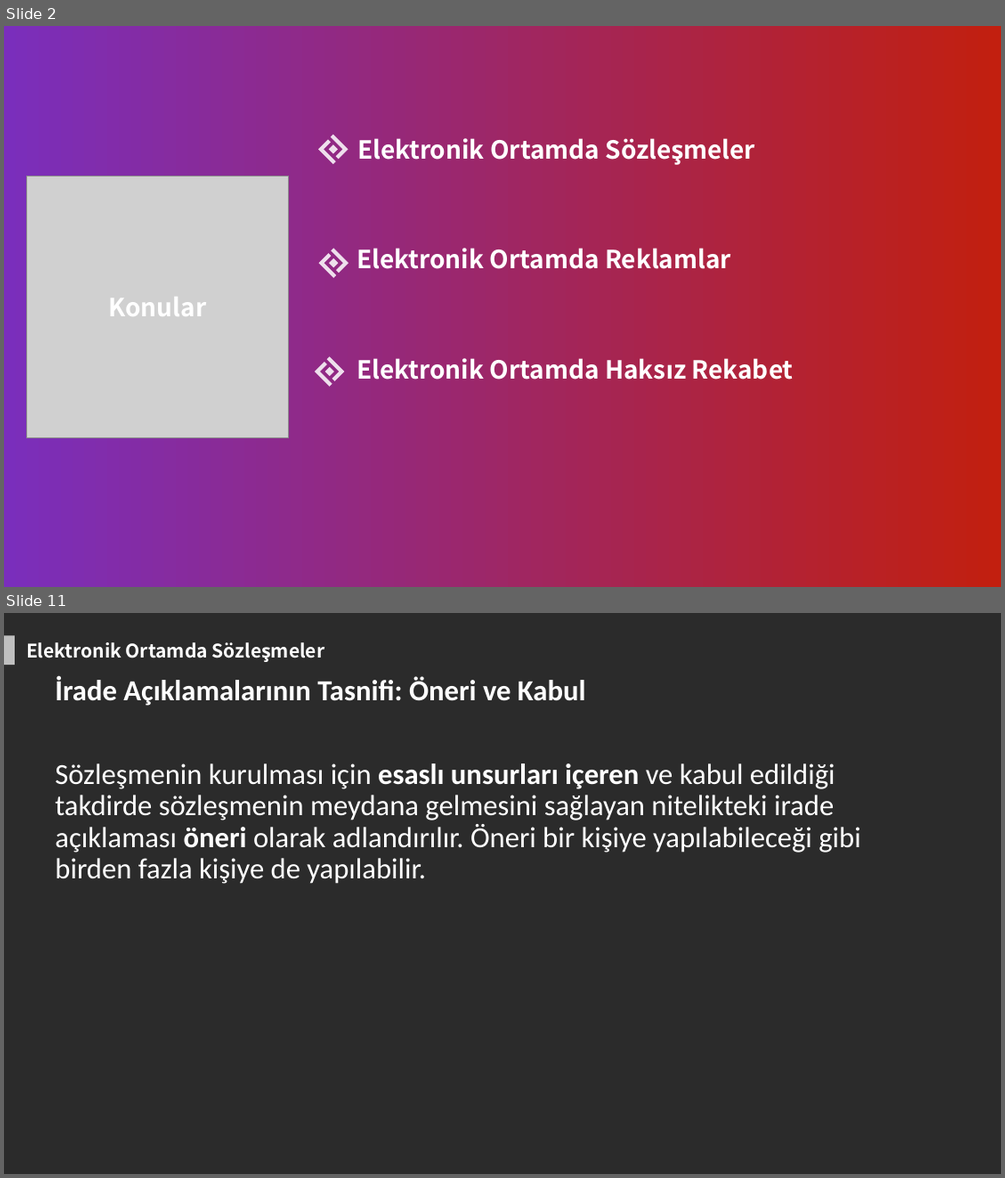
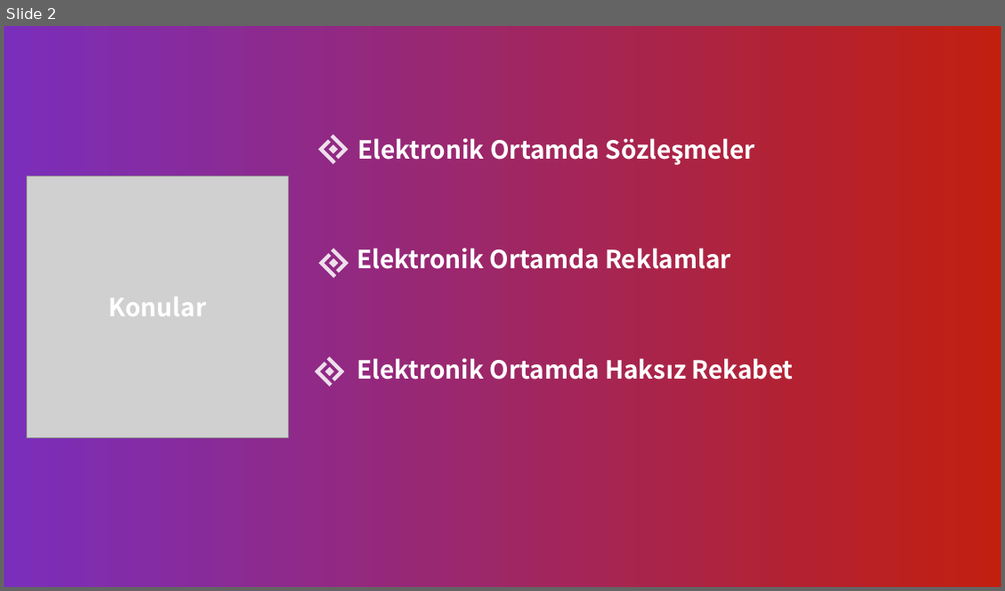
Before and after one commit to zafer-sn/MOS108-Bilisim-Hukuku, a slide deck: Hafta6/Hafta6.pptx. Shown one above the other, each under a label of ours: slides 2 and 11 before the commit, slide 2 after it; the slides between them are not shown. The pictures are 1005x1178 and 1005x591 pixels, drawn with LibreOffice and Linux fonts; fonts in the diff are those of the drawing; grey boxes stand for pictures; background and template pictures are left out; a plain dark background stands for a picture behind light text. Boxes give left, top, right and bottom in pixels: in the first picture for what was removed or moved away, otherwise in the second. Text is boxed around its words. In the diff, an @@ line names an element or a change of style, - is before the commit and + after.

```diff
--- a/Hafta6/Hafta6.pptx
+++ b/Hafta6/Hafta6.pptx
@@ slide 11 removed at (4, 613, 1001, 1174), background picture (left out) @@
@@ rectangle removed at (4, 635, 15, 665) @@
@@ text removed at (26, 642, 208, 658) @@
-Elektronik Ortamda Sözleşmeler
@@ text removed at (55, 676, 860, 884) @@
-İrade Açıklamalarının Tasnifi: Öneri ve Kabul
-Sözleşmenin kurulması için esaslı unsurları içeren ve kabul edildiği takdirde sözleşmenin meydana gelmesini sağlayan nitelikteki irade açıklaması öneri olarak adlandırılır. Öneri bir kişiye yapılabileceği gibi birden fazla kişiye de yapılabilir.
```
Also in this commit, not shown: 3 slides changed, 22 slides added, 28 other slides removed, 1 other file.
